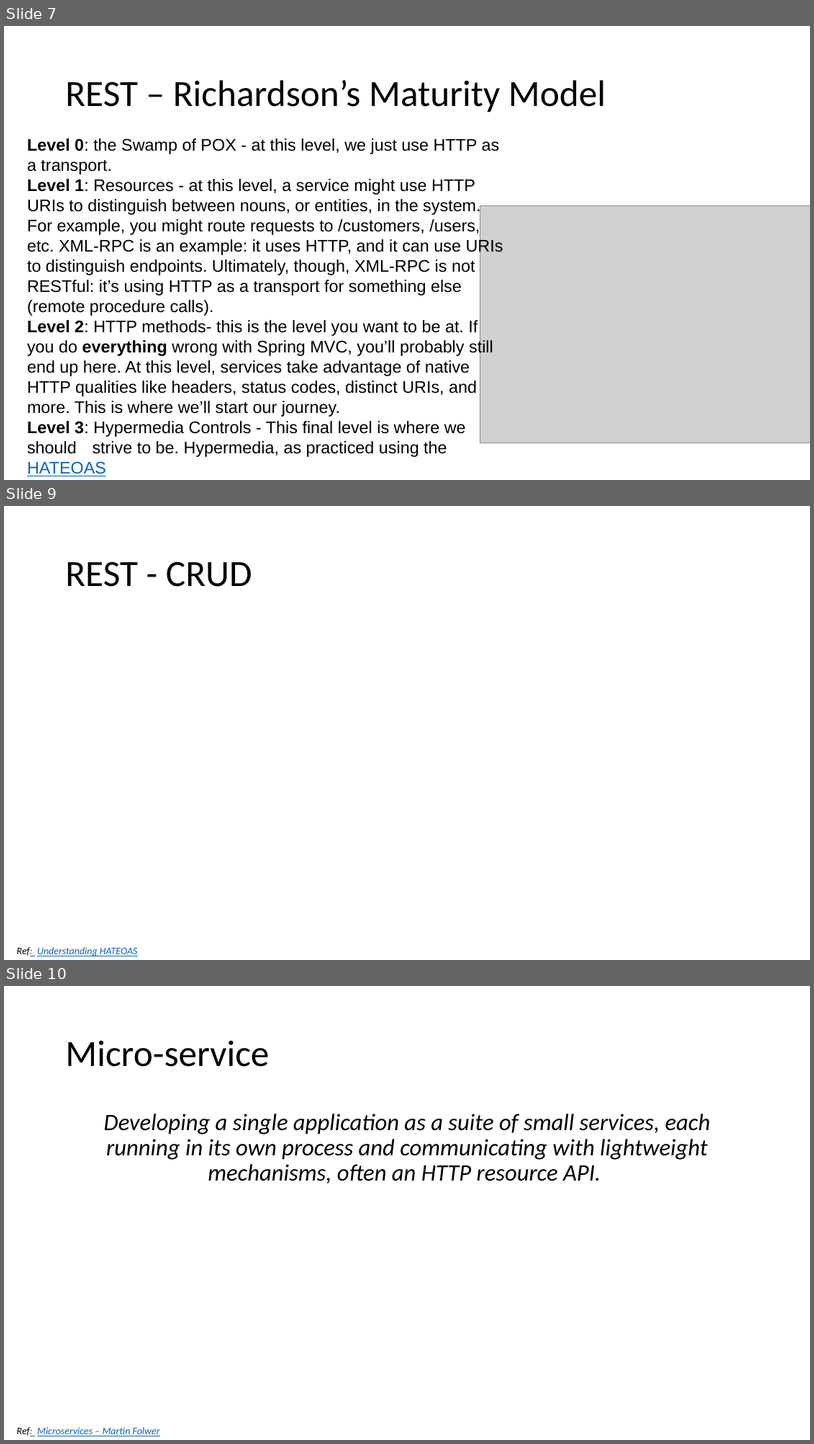
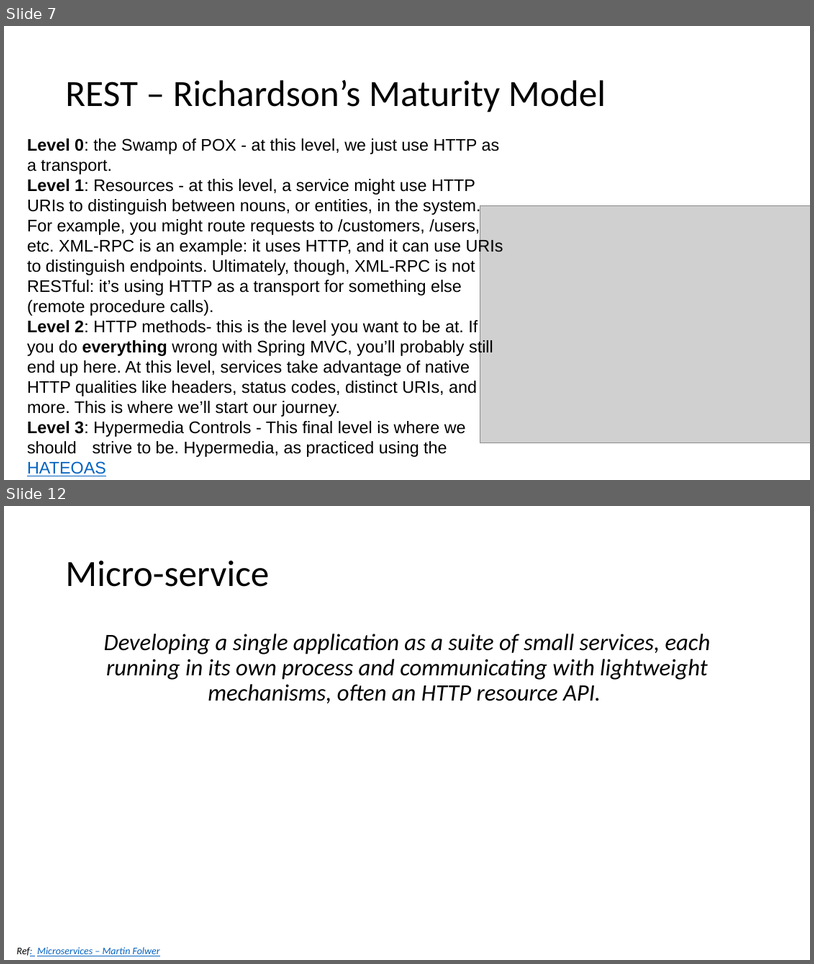
Before and after one commit to batchu/spring-boot-ujug, a slide deck: Spring Boot.pptx. Shown one above the other, each under a label of ours: slides 7, 9 and 10 before the commit, slides 7 and 12 after it; the slides between them are not shown. The pictures are 814x1444 and 814x964 pixels, drawn with LibreOffice and Linux fonts; fonts in the diff are those of the drawing; grey boxes stand for pictures. Boxes give left, top, right and bottom in pixels: in the first picture for what was removed or moved away, otherwise in the second. Text is boxed around its words. In the diff, an @@ line names an element or a change of style, - is before the commit and + after.

Commit message:
Completed REST slides. Working on Microservices

```diff
--- a/Spring Boot.pptx
+++ b/Spring Boot.pptx
@@ slide 9 removed at <box>4,506,810,960</box>, background #FFFFFF @@
@@ title removed at <box>65,561,252,587</box> @@
-REST - CRUD
@@ text removed at <box>17,947,137,956</box> @@
-Ref: Understanding HATEOAS
@@ what was slide 10 is now slide 12 @@
```
Also in this commit, not shown: 1 slide changed, 3 slides added.
